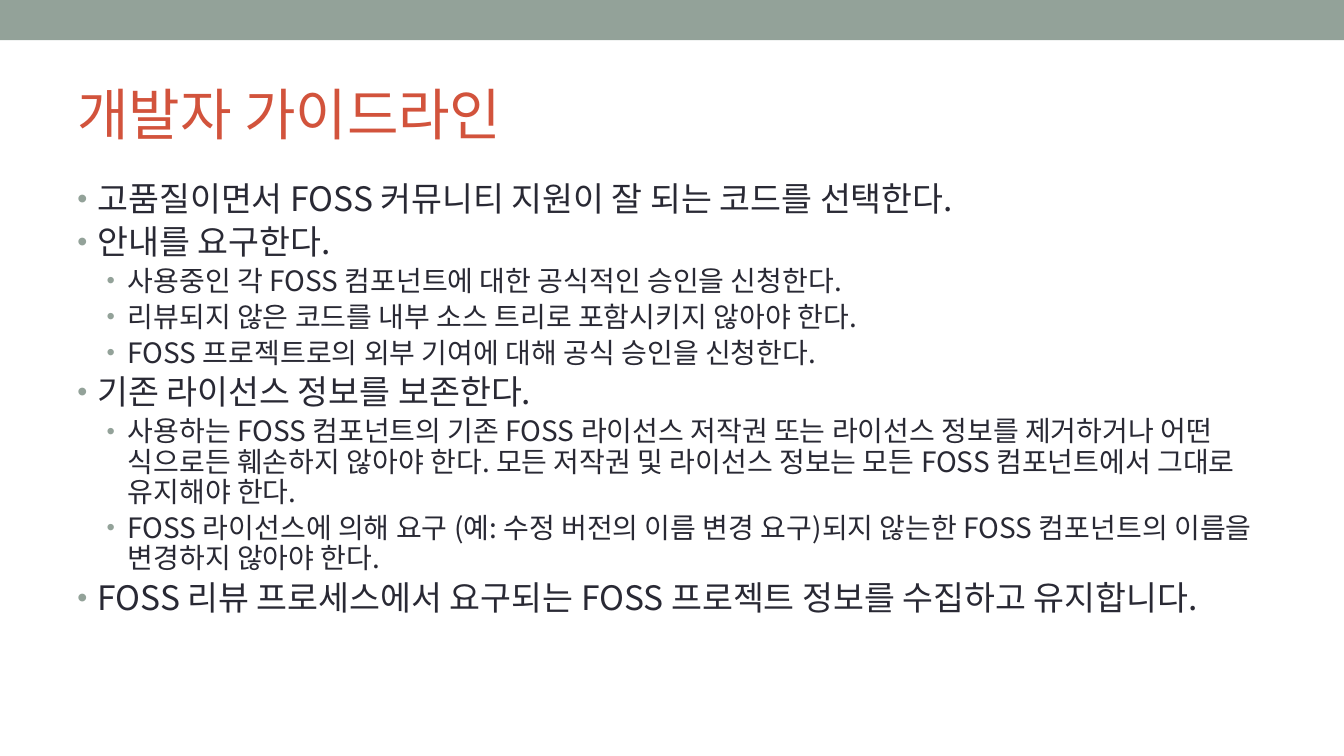
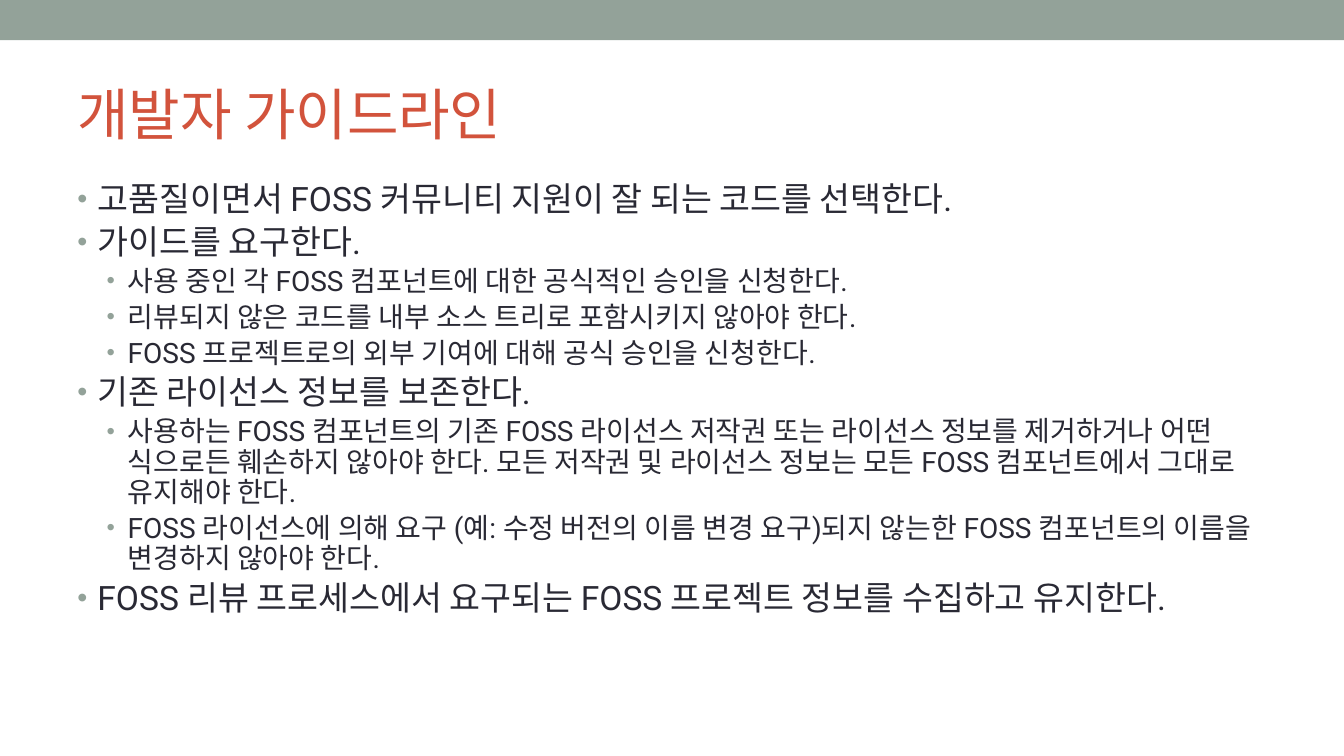
Before and after one commit to OpenChain-KWG/Curriculum-Translation-KR, a slide deck: slide 80 of target/slides/openchain-curriculum-for-1-1.pptx. Drawn at 1344x756 pixels with LibreOffice and Linux fonts; fonts in the diff are those of the drawing; background and template pictures are left out. Boxes give left, top, right and bottom in pixels: in the first picture for what was removed or moved away, otherwise in the second. Text is boxed around its words. In the diff, an @@ line names an element or a change of style, - is before the commit and + after.

```diff
--- a/target/slides/openchain-curriculum-for-1-1.pptx
+++ b/target/slides/openchain-curriculum-for-1-1.pptx
@@ text at [97, 183, 1251, 571]: font Noto Sans CJK KR to Roboto in "고품질이면서 FOSS 커뮤니티 지원이 잘 되는 코드를 ...", "리뷰되지 않은 코드를 내부 소스 트리로 포함시키지 ...", "FOSS 프로젝트로의 외부 기여에 대해 공식 승인을 ...", "기존 라이선스 정보를 보존한다." and 2 more places @@
@@ text at [97, 226, 848, 294]: text changed; font Noto Sans CJK KR to Roboto @@
-• 안내를 요구한다.
-  • 사용중인 각 FOSS 컴포넌트에 대한 공식적인 승인을 신청한다.
+• 가이드를 요구한다.
+  • 사용 중인 각 FOSS 컴포넌트에 대한 공식적인 승인을 신청한다.
@@ text at [97, 582, 1165, 613]: text changed; font Noto Sans CJK KR to Roboto @@
-• FOSS 리뷰 프로세스에서 요구되는 FOSS 프로젝트 정보를 수집하고 유지합니다.
+• FOSS 리뷰 프로세스에서 요구되는 FOSS 프로젝트 정보를 수집하고 유지한다.
```
Also in this commit, not shown: 82 other slides changed, 3 other files.
